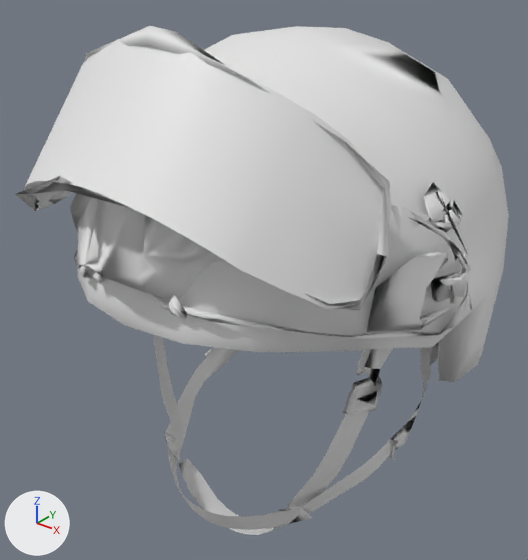
An edit to the glTF model public/models/gear/helmet_swat.glb, drawn before and after from the same camera.
One viewpoint serves both versions: a 50 mm camera at (0.737, -1.001, 0.57) aimed at (-0.038, -0.033, -0.03). Every picture has the same lights, and +X, +Y and +Z are marked at lower left. The older version comes first. Vertices at exactly the same position are counted once.

The first picture shows 'helmet_swat'.
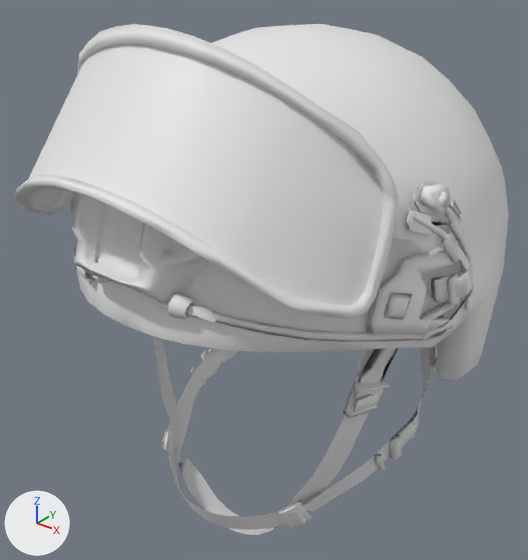
The change in detail:
me_helmet_swat is used by ob_helmet_swat; location (0.0, 0.0, 0.0).
me_helmet_swat had 1245 vertices, 1940 faces and spanned x -0.382..0.378, y -0.45..0.466, z -0.5..0.453.
me_helmet_swat now has 2657 vertices, 4785 faces and spans x -0.382..0.379, y -0.465..0.466, z -0.5..0.453.
me_helmet_swat part 1: 1412 vertices added at x -0.381..0.379, y -0.465..0.457, z -0.42..0.452.

Where the change shows, as pixel boxes [x1, y1, x2, y2] in the pictures (528 x 560 px):
'helmet_swat', reshaped
    before: [15, 26, 509, 535]
    after: [14, 24, 509, 535]
part 1 of me_helmet_swat, added
    after: [14, 24, 509, 529]
